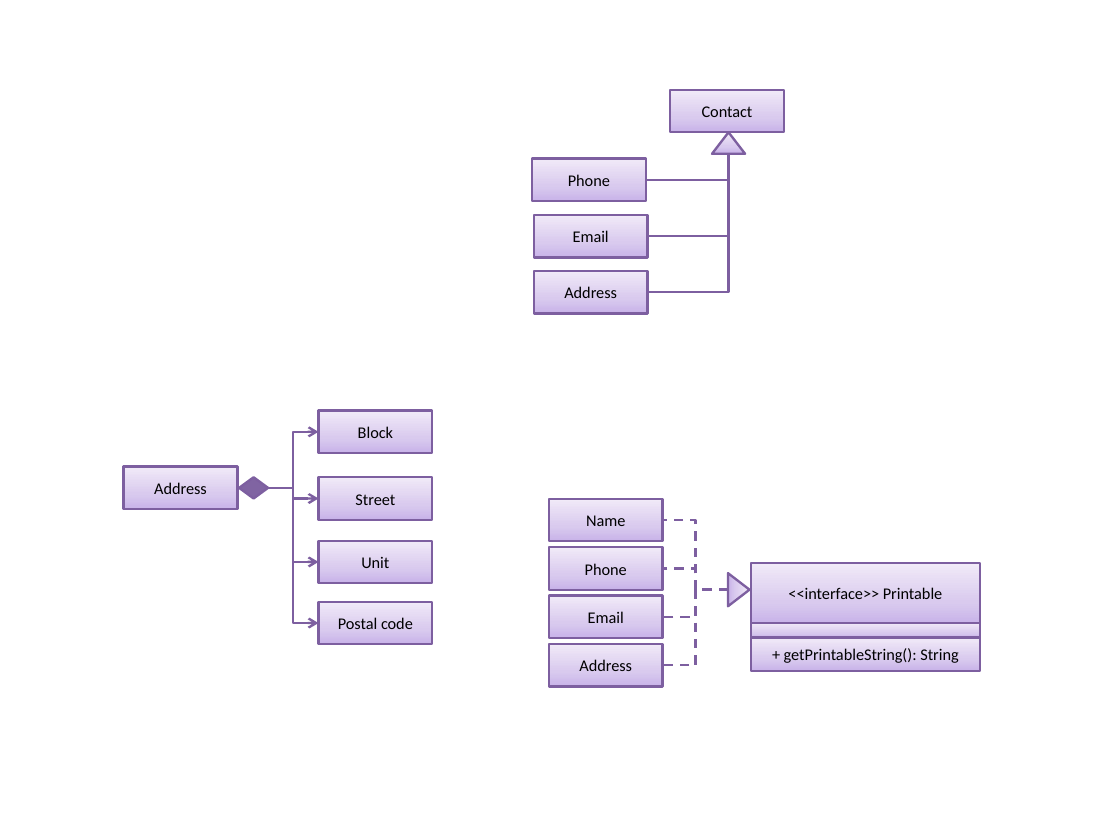
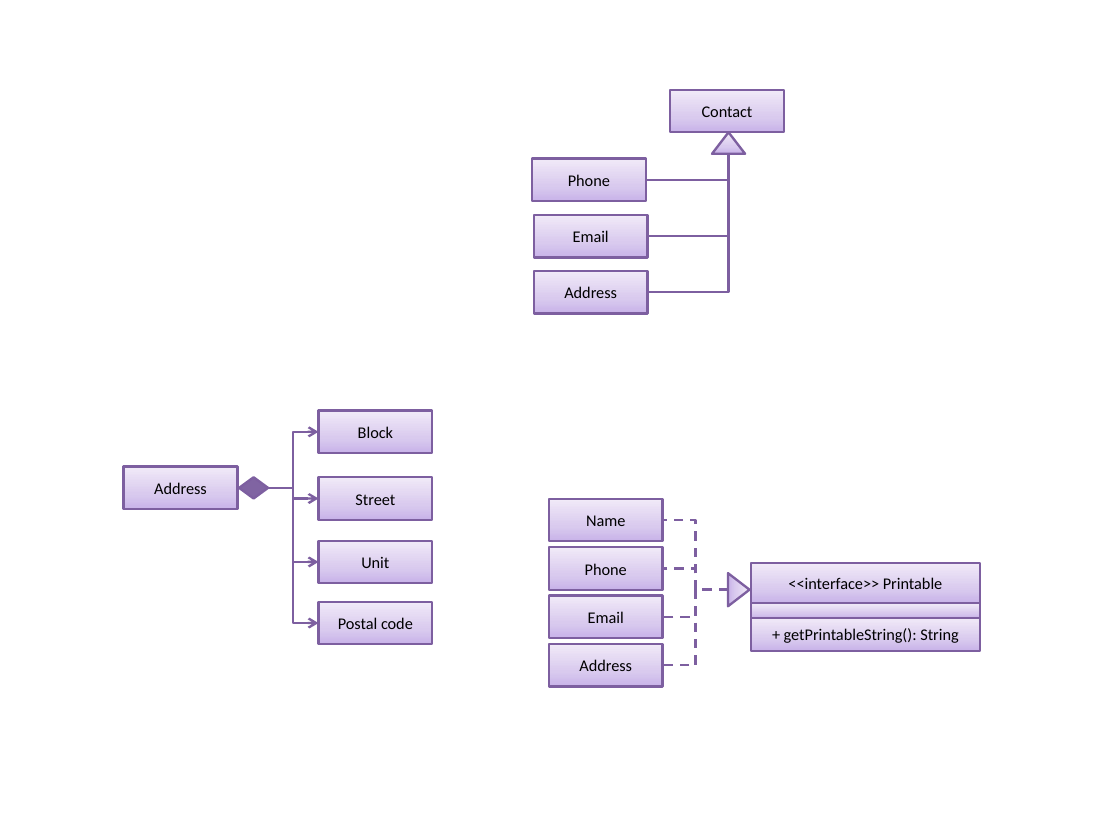
Before and after one commit to se-edu/addressbook-level2, a slide deck: slide 3 of doc/Diagrams.pptx. Drawn at 1120x840 pixels with LibreOffice and Linux fonts; fonts in the diff are those of the drawing. Boxes give left, top, right and bottom in pixels: in the first picture for what was removed or moved away, otherwise in the second. Text is boxed around its words. In the diff, an @@ line names an element or a change of style, - is before the commit and + after.

```diff
--- a/doc/Diagrams.pptx
+++ b/doc/Diagrams.pptx
@@ rectangle "<<interface>> Printable": place and size @@
-rectangle "<<interface>> Printable" at (752, 563, 980, 624)
+rectangle "<<interface>> Printable" at (752, 563, 980, 604)
@@ rectangle "+ getPrintableString(): String": place and size @@
-rectangle "+ getPrintableString(): String" at (752, 637, 980, 671)
+rectangle "+ getPrintableString(): String" at (752, 618, 980, 652)
@@ rectangle: place and size @@
-rectangle at (752, 623, 980, 637)
+rectangle at (752, 604, 980, 618)
```
Also in this commit, not shown: 2 other files.
